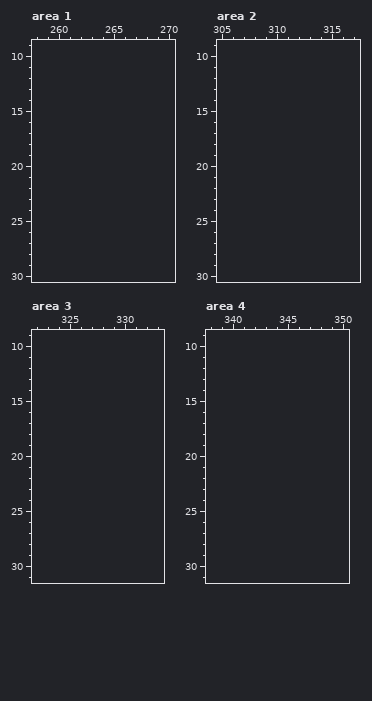
Pixel-art file -- src/concept/sprite/plants.aseprite. That is the earlier state.
256x256 pixels, 1 frame. Colours within 5 levels of each other are drawn and written as one. Shown: area 1: x 258..270, y 9..30; area 2: x 305..317, y 9..30; area 3: x 322..333, y 9..31; area 4: x 338..350, y 9..31. The old version is drawn lined up with the new one, on the new canvas. The commit also changed other parts of the picture, which this record leaves out.
New version:
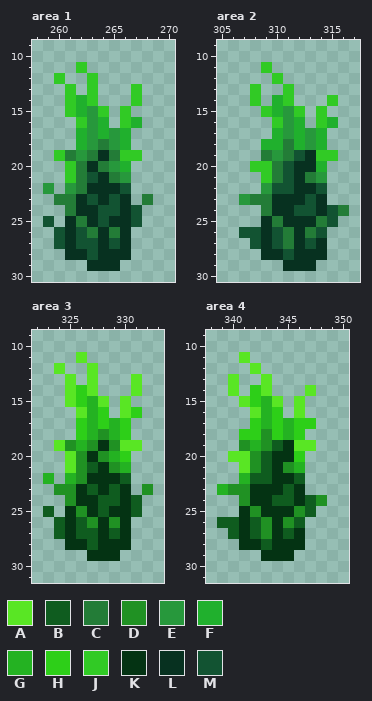
Palette (. is transparent): A #59e624  B #0f5c1f  C #237c37  D #209123  E #27983c  F #20b02d  G #24b222  H #2dcf18  J #31ca25  K #043313  L #073120  M #125332
The edit:
canvas 256x256 -> 512x512
--- area 1
@@ x 258..270 @@
 10 .............
-11 .............
-12 .............
-13 .............
-14 .............
-15 .............
-16 .............
-17 .............
-18 .............
-19 .............
-20 .............
-21 .............
-22 .............
-23 .............
-24 .............
-25 .............
-26 .............
-27 .............
-28 .............
-29 .............
+11 ....J........
+12 ..J..J.......
+13 ...J.J...J...
+14 ...JFJ...J...
+15 ...JFEJ.J....
+16 ....JEF.JF...
+17 ....FEFEF....
+18 ....FECEF....
+19 ..JCECLCJJ...
+20 ...JCLCEF....
+21 ...JCMLCE....
+22 .E.ECLLLM....
+23 ..CCLMLML.C..
+24 ...CLLMMLM...
+25 .M.LCLMLLM...
+26 ..MLMCLCL....
+27 ..MLMMLML....
+28 ...LLMLLL....
+29 .....LLL.....
 30 .............
--- area 2
@@ x 305..317 @@
 10 .............
-11 .............
-12 .............
-13 .............
-14 .............
-15 .............
-16 .............
-17 .............
-18 .............
-19 .............
-20 .............
-21 .............
-22 .............
-23 .............
-24 .............
-25 .............
-26 .............
-27 .............
-28 .............
-29 .............
+11 ....J........
+12 .....J.......
+13 ...J..J......
+14 ...J.FJ...J..
+15 ....JFEJ.J...
+16 .....JEF.JF..
+17 .....FEFEF...
+18 ....FFCFEF...
+19 ....CECMLJJ..
+20 ...JJCMLLF...
+21 ....JCMLCE...
+22 ....EMMLLM...
+23 ..ECCLLLML...
+24 ....CLLMMLMC.
+25 ....LCLLLCM..
+26 ..MMLMCLCM...
+27 ...MLMCLML...
+28 ....LLMLLL...
+29 ......LLL....
 30 .............
--- area 3
@@ x 322..333 @@
 10 ............
-11 ............
-12 ............
-13 ............
-14 ............
-15 ............
-16 ............
-17 ............
-18 ............
-19 ............
-20 ............
-21 ............
-22 ............
-23 ............
-24 ............
-25 ............
-26 ............
-27 ............
-28 ............
-29 ............
+11 ....A.......
+12 ..A..A......
+13 ...A.A...A..
+14 ...AHA...A..
+15 ...AHGA.A...
+16 ....AGH.AH..
+17 ....HGHGH...
+18 ....HGDGH...
+19 ..ADGDKDAA..
+20 ...ADKDGH...
+21 ...ADBKDG...
+22 .G.GDKKKB...
+23 ..DDKBKBK.D.
+24 ...DKKBBKB..
+25 .B.KDKBKKB..
+26 ..BKBDKDK...
+27 ..BKBBKBK...
+28 ...KKBKKK...
+29 .....KKK....
 30 ............
--- area 4
@@ x 338..350 @@
 10 .............
-11 .............
-12 .............
-13 .............
-14 .............
-15 .............
-16 .............
-17 .............
-18 .............
-19 .............
-20 .............
-21 .............
-22 .............
-23 .............
-24 .............
-25 .............
-26 .............
-27 .............
-28 .............
-29 .............
+11 ...A.........
+12 ....A........
+13 ..A..A.......
+14 ..A.HA...A...
+15 ...AHGA.A....
+16 ....AGH.A....
+17 ....HGHGHH...
+18 ...HHDHGH....
+19 ...DGDBKAA...
+20 ..AADBKKH....
+21 ...ADBKDG....
+22 ...GBBKKB....
+23 .GDDKKKBK....
+24 ...DKKBBKBD..
+25 ...KDKKKDB...
+26 .BBKBDKDB....
+27 ..BKBDKBK....
+28 ...KKBKKK....
+29 .....KKK.....
 30 .............
Where, in picture pixels (left, top, right, bottom), the same in both pictures:
added: (43, 62, 153, 271)
added: (239, 62, 349, 271)
added: (43, 352, 153, 561)
added: (217, 352, 327, 561)
